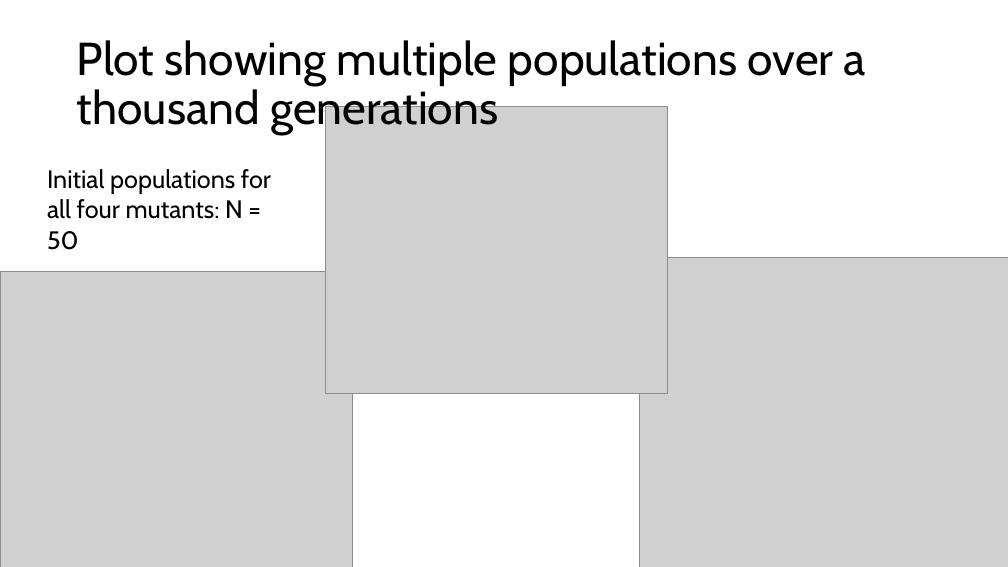
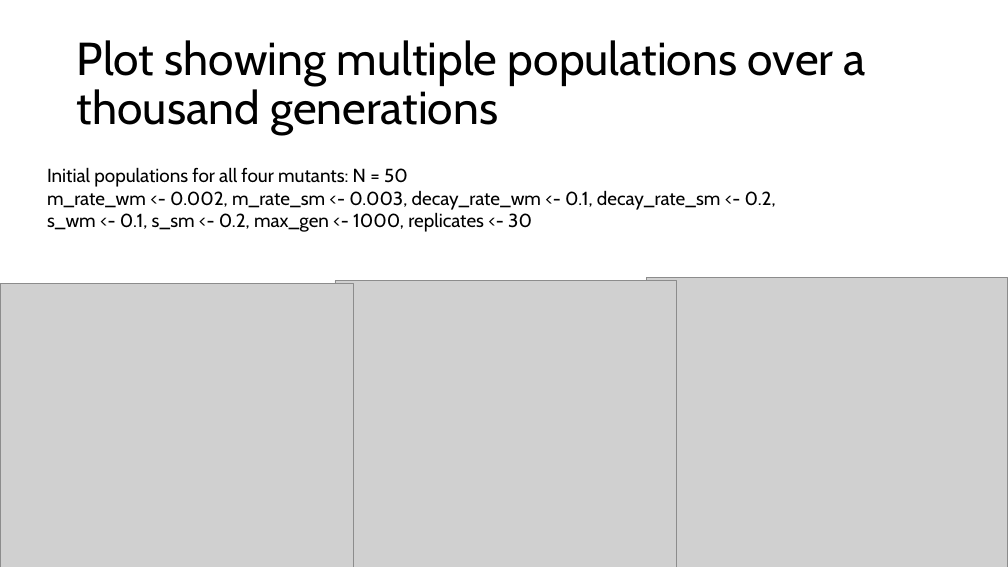
Before and after one commit to Julia-Eggenschwiler/THEEproject_Jaelle_Julia, a slide deck: slide 10 of THEE_project.pptx. Drawn at 1008x567 pixels with LibreOffice and Linux fonts; fonts in the diff are those of the drawing; grey boxes stand for pictures. Boxes give left, top, right and bottom in pixels: in the first picture for what was removed or moved away, otherwise in the second. Text is boxed around its words. In the diff, an @@ line names an element or a change of style, - is before the commit and + after.

```diff
--- a/THEE_project.pptx
+++ b/THEE_project.pptx
@@ picture removed at (326,107,668,393) @@
@@ text at (47,167,408,187): size 24 to 18 pt in "Initial populations for all four mutants: N ..." @@
@@ text at (47,190,776,232): paragraphs added @@
+m_rate_wm <- 0.002, m_rate_sm <- 0.003, decay_rate_wm <- 0.1, decay_rate_sm <- 0.2,
+s_wm <- 0.1, s_sm <- 0.2, max_gen <- 1000, replicates <- 30
@@ picture: place and size @@
-picture at (0,272,352,567)
+picture at (1,284,354,567)
@@ picture: place and size @@
-picture at (640,258,1008,567)
+picture at (335,281,676,567)
@@ picture added at (647,278,1007,567) @@
```
Also in this commit, not shown: 3 other slides changed.
